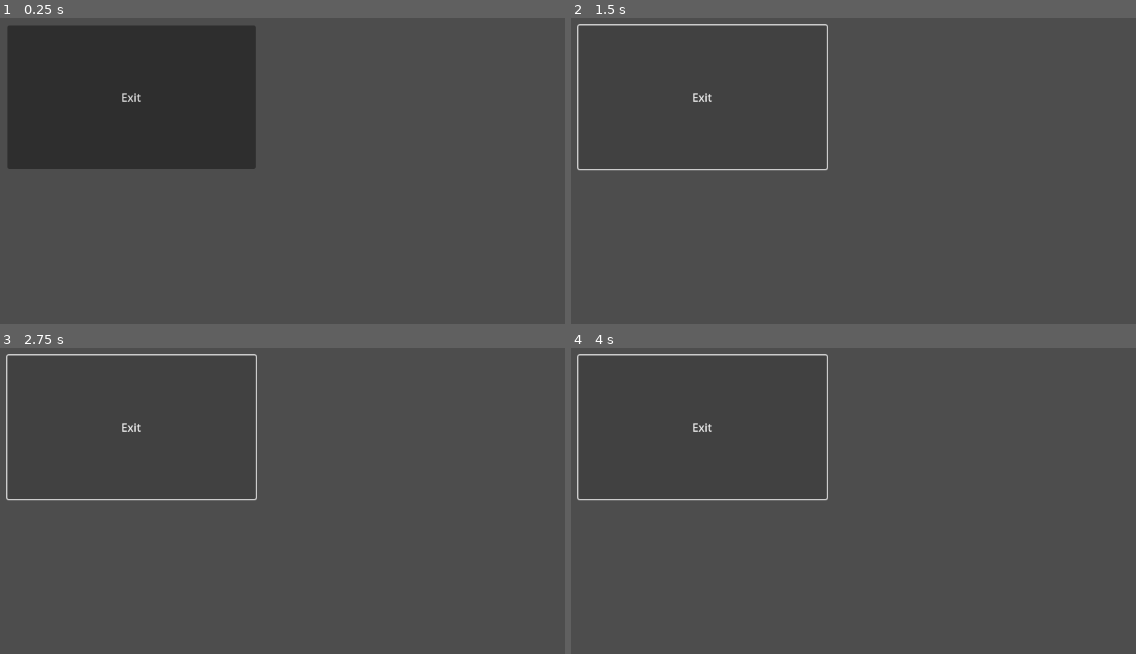
Above: before the commit, frames 1-4 (two rows, left to right).
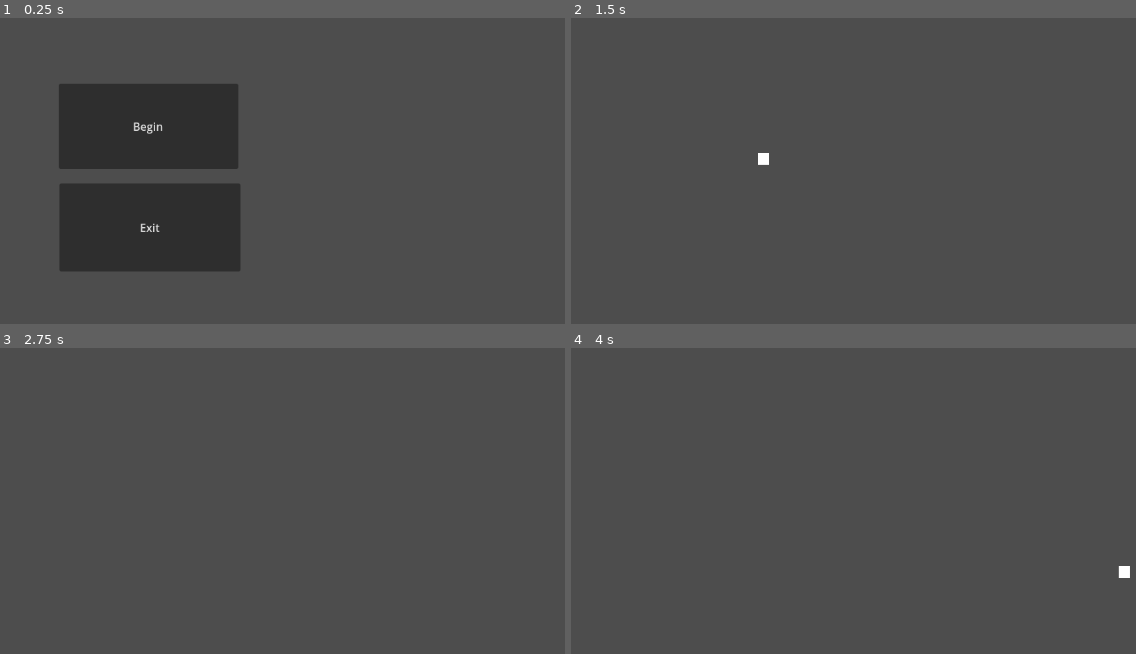
Above: after the commit, the same moments.

Repository: QuiescentTrip/Tavern-GameJam
Game: Godot game, scene res://Title.tscn
The game is run twice, just before and just after one commit, with the same random seed, the same clock (stepped at 60 frames per second) and the same inputs. Before the commit the project has no main scene; this scene is started directly in both runs.
Inputs (mouse positions are in pixels of both pictures, inside the frame that each line leads up to):
- Up to frame 1 (0.25 s): no input
- Up to frame 2 (1.5 s): click (717, 125) at 0.5 s, where only the run after the commit has a clickable "Begin"; hold D (right, bound only after the commit) from 1.28 s (still down)
- Up to frame 3 (2.75 s): release D (right, bound only after the commit) at 2.03 s; hold S (down, bound only after the commit) from 2.03 s (still down)
- Up to frame 4 (4 s): release S (down, bound only after the commit) at 2.78 s; hold D (right, bound only after the commit) 2.78-3.53 s; hold W (up, bound only after the commit) from 3.53 s (still down)

The runs differ from the first frame. In frame 1, 21% of the frame differs, in the area x 1-46%, y 2-83%; in frame 2, 1.0%; in frame 3, 0.9%; in frame 4, 1.0%.

Commit message:
lots of new things

Diff:
--- /dev/null
+++ b/Godot/Enemies/Basic.tscn
@@ -0,0 +1,14 @@
+[gd_scene load_steps=3 format=3 uid="uid://cvr403npudxyw"]
+
+[sub_resource type="CircleShape2D" id="CircleShape2D_pd7fc"]
+
+[sub_resource type="CanvasTexture" id="CanvasTexture_pnhrr"]
+
+[node name="Basic" type="CharacterBody2D"]
+
+[node name="CollisionShape2D" type="CollisionShape2D" parent="."]
+shape = SubResource("CircleShape2D_pd7fc")
+
+[node name="Sprite2D" type="Sprite2D" parent="."]
+scale = Vector2(17.465, 17.465)
+texture = SubResource("CanvasTexture_pnhrr")
--- /dev/null
+++ b/Godot/Player/Player.gd
@@ -0,0 +1,53 @@
+extends CharacterBody2D
+
+# Movement speed in pixels per second.
+var friction = 0.18
+var speed := 400
+
+# We map a direction to a frame index of our AnimatedSprite node's sprite frames.
+# See how we use it below to update the character's look direction in the game.
+#var _sprites := {Vector2.RIGHT: 1, Vector2.LEFT: 2, Vector2.UP: 3, Vector2.DOWN: 4}
+var _velocity := Vector2.ZERO
+
+#onready var animated_sprite: AnimatedSprite = $AnimatedSprite
+
+
+func _physics_process(_delta: float) -> void:
+	# Once again, we call `Input.get_action_strength()` to support analog movement.
+	var direction := Vector2(
+
+		# This first line calculates the X direction, the vector's first component.
+		Input.get_action_strength("right") - Input.get_action_strength("left"),
+		# And here, we calculate the Y direction. Note that the Y-axis points
+		# DOWN in games.
+		# That is to say, a Y value of `1.0` points downward.
+		Input.get_action_strength("down") - Input.get_action_strength("up")
+	)
+
+	# When aiming the joystick diagonally, the direction vector can have a length
+	# greater than 1.0, making the character move faster than our maximum expected
+	# speed. When that happens, we limit the vector's length to ensure the player
+	# can't go beyond the maximum speed.
+	if direction.length() > 1.0:
+		direction = direction.normalized()
+	#var target_velocity = speed * direction
+	#velocity += (target_velocity-velocity) * friction
+	velocity = speed * direction
+	move_and_slide()
+
+
+# The code below updates the character's sprite to look in a specific direction.
+
+#func _unhandled_input(event):
+#	if event.is_action_pressed("right"):
+#		_update_sprite(Vector2.RIGHT)
+#	elif event.is_action_pressed("left"):
+	#	_update_sprite(Vector2.LEFT)
+#	elif event.is_action_pressed("down"):
+	#	_update_sprite(Vector2.DOWN)
+	#elif event.is_action_pressed("up"):
+#		_update_sprite(Vector2.UP)
+
+
+#func _update_sprite(direction: Vector2) -> void:
+#	animated_sprite.frame = _sprites[direction]
--- /dev/null
+++ b/Godot/Player/Player.tscn
@@ -0,0 +1,18 @@
+[gd_scene load_steps=4 format=3 uid="uid://lb0xo04g73u1"]
+
+[ext_resource type="Script" path="res://Player/Player.gd" id="1_xr8m0"]
+
+[sub_resource type="CircleShape2D" id="CircleShape2D_8c2uw"]
+
+[sub_resource type="CanvasTexture" id="CanvasTexture_r5lnu"]
+
+[node name="Player" type="CharacterBody2D"]
+script = ExtResource("1_xr8m0")
+
+[node name="CollisionShape2D" type="CollisionShape2D" parent="."]
+shape = SubResource("CircleShape2D_8c2uw")
+
+[node name="Sprite2D" type="Sprite2D" parent="."]
+position = Vector2(-1.19209e-06, -0.500001)
+scale = Vector2(16, 17)
+texture = SubResource("CanvasTexture_r5lnu")
--- a/Godot/Title.gd
+++ b/Godot/Title.gd
@@ -9,3 +9,15 @@
 # Called every frame. 'delta' is the elapsed time since the previous frame.
 func _process(delta):
 	pass
+
+
+func _on_pressed():
+	get_tree().quit()
+
+
+func _on_button_pressed():
+	get_tree().change_scene_to_file("res://World.tscn")
+
+
+func _on_audio_stream_player_ready():
+	AudioStreamPlayer
--- a/Godot/Title.tscn
+++ b/Godot/Title.tscn
@@ -4,10 +4,23 @@
 
 [node name="Title" type="Node2D"]
 
-[node name="Button" type="Button" parent="."]
-offset_left = 338.0
-offset_top = 197.0
-offset_right = 696.0
-offset_bottom = 404.0
+[node name="Quit" type="Button" parent="."]
+offset_left = 413.0
+offset_top = 425.0
+offset_right = 674.0
+offset_bottom = 552.0
 text = "Exit"
 script = ExtResource("1_dyac6")
+
+[node name="Play" type="Button" parent="."]
+offset_left = 412.0
+offset_top = 281.0
+offset_right = 671.0
+offset_bottom = 404.0
+text = "Begin"
+
+[node name="AudioStreamPlayer" type="AudioStreamPlayer" parent="."]
+
+[connection signal="pressed" from="Quit" to="Quit" method="_on_pressed"]
+[connection signal="pressed" from="Play" to="Quit" method="_on_button_pressed"]
+[connection signal="ready" from="AudioStreamPlayer" to="Quit" method="_on_audio_stream_player_ready"]
--- /dev/null
+++ b/Godot/World.tscn
@@ -0,0 +1,8 @@
+[gd_scene load_steps=2 format=3 uid="uid://c38ll0ycvi8wd"]
+
+[ext_resource type="PackedScene" uid="uid://lb0xo04g73u1" path="res://Player/Player.tscn" id="1_v1gjv"]
+
+[node name="Node2D" type="Node2D"]
+
+[node name="Player" parent="." instance=ExtResource("1_v1gjv")]
+position = Vector2(525, 390)
--- a/Godot/project.godot
+++ b/Godot/project.godot
@@ -11,5 +11,33 @@
 [application]
 
 config/name="Tavern Game Jam"
+run/main_scene="res://Title.tscn"
 config/features=PackedStringArray("4.1", "Forward Plus")
 config/icon="res://icon.svg"
+
+[input]
+
+right={
+"deadzone": 0.5,
+"events": [Object(InputEventKey,"resource_local_to_scene":false,"resource_name":"","device":0,"window_id":0,"alt_pressed":false,"shift_pressed":false,"ctrl_pressed":false,"meta_pressed":false,"pressed":false,"keycode":0,"physical_keycode":68,"key_label":0,"unicode":0,"echo":false,"script":null)
+]
+}
+left={
+"deadzone": 0.5,
+"events": [Object(InputEventKey,"resource_local_to_scene":false,"resource_name":"","device":-1,"window_id":0,"alt_pressed":false,"shift_pressed":false,"ctrl_pressed":false,"meta_pressed":false,"pressed":false,"keycode":0,"physical_keycode":65,"key_label":0,"unicode":97,"echo":false,"script":null)
+]
+}
+up={
+"deadzone": 0.5,
+"events": [Object(InputEventKey,"resource_local_to_scene":false,"resource_name":"","device":-1,"window_id":0,"alt_pressed":false,"shift_pressed":false,"ctrl_pressed":false,"meta_pressed":false,"pressed":false,"keycode":0,"physical_keycode":87,"key_label":0,"unicode":119,"echo":false,"script":null)
+]
+}
+down={
+"deadzone": 0.5,
+"events": [Object(InputEventKey,"resource_local_to_scene":false,"resource_name":"","device":-1,"window_id":0,"alt_pressed":false,"shift_pressed":false,"ctrl_pressed":false,"meta_pressed":false,"pressed":false,"keycode":0,"physical_keycode":83,"key_label":0,"unicode":115,"echo":false,"script":null)
+]
+}
+
+[rendering]
+
+renderer/rendering_method="mobile"
Not shown, added: Godot/music/BeepBox-Song.wav.import
Not shown, added: Godot/music/goofy.wav.import
Not shown, added: Godot/music/i like it.wav.import
Not shown, added: Godot/music/shop type beat.wav.import
Not shown, added: Godot/music/BeepBox-Song.wav
Not shown, added: Godot/music/goofy.wav
Not shown, added: Godot/music/i like it.wav
Not shown, added: Godot/music/rfxgen_v3.3_win_x64.zip
Not shown, added: Godot/music/shop type beat.wav
Not shown, added: Godot/sfx/nother_possible_pickup.wav
Not shown, added: Godot/sfx/possible_death_sound.wav
Not shown, added: Godot/sfx/possible_pickup_sound.wav
(and 1 more such lines)
